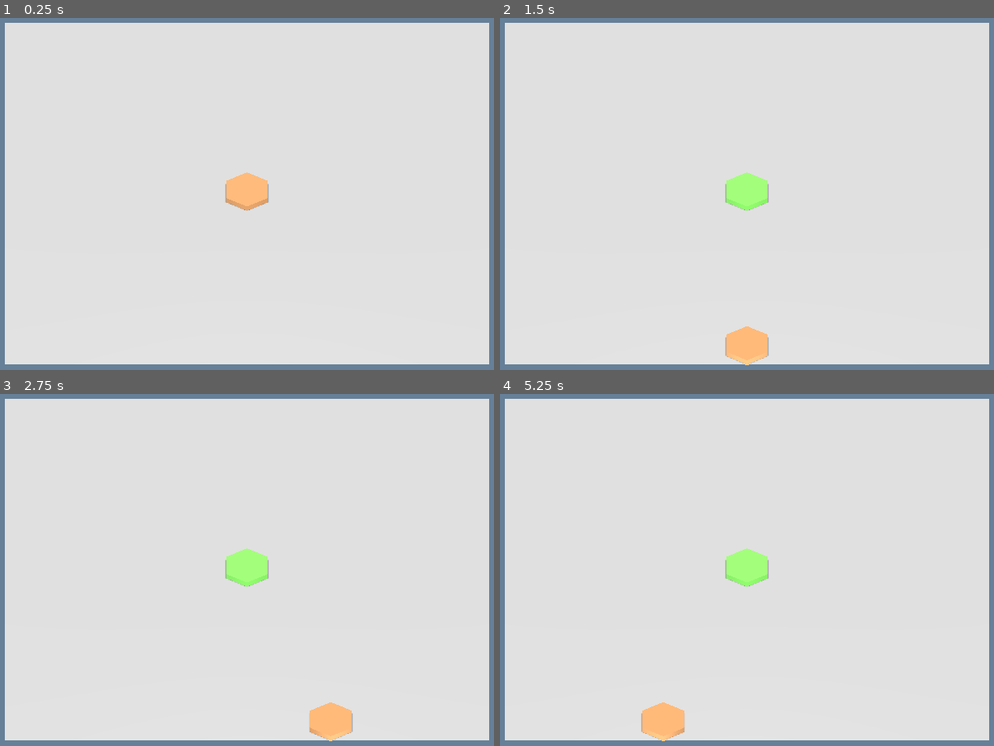
Above: before the commit, frames 1-4 (two rows, left to right).
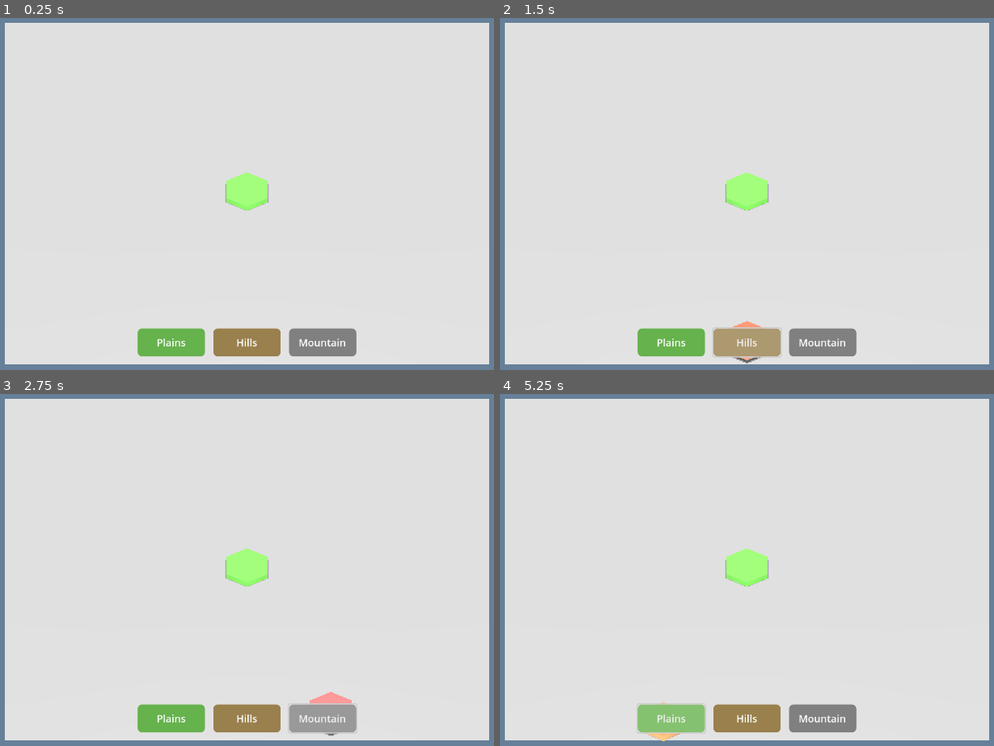
Above: after the commit, the same moments.

Repository: antony-carrard/khaos
Game: Godot game, scene res://main.tscn
Two runs of this game, one before a commit and one after it. Both use one fixed random seed, a clock stepped at 60 frames per second and the inputs below.
Inputs (mouse positions are in pixels of both pictures, inside the frame that each line leads up to):
- Up to frame 1 (0.25 s): no input
- Up to frame 2 (1.5 s): click (672, 341) at 0.5 s, where only the run after the commit has a clickable "Plains"; click (747, 341) at 1.25 s, where only the run after the commit has a clickable "Hills"
- Up to frame 3 (2.75 s): click (321, 717) at 2 s, where only the run after the commit has a clickable "Mountain"
- Up to frame 4 (5.25 s): click (672, 717) at 2.75 s, where only the run after the commit has a clickable "Plains"; click (747, 717) at 3.5 s, where only the run after the commit has a clickable "Hills"; click (821, 717) at 4.25 s, where only the run after the commit has a clickable "Mountain"; click (672, 717) at 5 s, where only the run after the commit has a clickable "Plains"

The runs differ from the first frame. In frame 1, 3.9% of the frame differs, in the area x 27-73%, y 43-97%; in frame 2, 3.3%; in frame 3, 3.5%; in frame 4, 3.2%.

Commit message:
Added small ui for tiles placement
This ui could be kept for debug mode later

Diff:
--- a/board_manager.gd
+++ b/board_manager.gd
@@ -35,9 +35,15 @@
 var preview_tile: HexTile = null
 var preview_position: Vector3i = Vector3i.ZERO  # (q, r, height)
 
-# Tile type selection (for now, cycles through types with keyboard)
+# Tile type selection
 var current_tile_type: TileType = TileType.PLAINS
-var placement_active: bool = true  # Toggle placement mode on/off
+var placement_active: bool = false  # Toggle placement mode on/off (starts OFF)
+
+# UI
+var ui: Control = null
+
+# Debug mode (true in editor, false in exported game)
+var debug_mode: bool = OS.is_debug_build()
 
 # Camera raycast
 @onready var camera: Camera3D = get_viewport().get_camera_3d()
@@ -53,6 +59,16 @@
 	add_child(preview_tile)
 	preview_tile.visible = false
 
+	# Create UI in a CanvasLayer so it positions correctly
+	var canvas_layer = CanvasLayer.new()
+	add_child(canvas_layer)
+
+	var ui_script = load("res://tile_selector_ui.gd")
+	ui = ui_script.new()
+	canvas_layer.add_child(ui)
+	ui.initialize(TILE_TYPE_COLORS)
+	ui.tile_type_selected.connect(_on_tile_type_selected)
+
 
 func _process(_delta: float) -> void:
 	update_preview()
@@ -63,25 +79,32 @@
 	if event is InputEventMouseButton and event.pressed and event.button_index == MOUSE_BUTTON_LEFT:
 		if preview_tile.visible and is_valid_placement(preview_position.x, preview_position.y, current_tile_type):
 			place_tile(preview_position.x, preview_position.y, current_tile_type)
-
-	# Keyboard to cycle tile types (temporary - will be replaced with UI)
-	if event is InputEventKey and event.pressed:
+			# Exit placement mode after placing
+			placement_active = false
+			preview_tile.visible = false  # Immediate hide (saves 1 frame vs update_preview)
+
+	# Keyboard shortcuts (DEBUG ONLY - disabled in exported game)
+	if debug_mode and event is InputEventKey and event.pressed:
 		if event.keycode == KEY_1:
 			current_tile_type = TileType.PLAINS
 			placement_active = true
-			print("Selected: PLAINS")
 		elif event.keycode == KEY_2:
 			current_tile_type = TileType.HILLS
 			placement_active = true
-			print("Selected: HILLS")
 		elif event.keycode == KEY_3:
 			current_tile_type = TileType.MOUNTAIN
 			placement_active = true
-			print("Selected: MOUNTAIN")
-		elif event.keycode == KEY_ESCAPE:
+
+	# ESC to exit placement mode (always available)
+	if event is InputEventKey and event.pressed:
+		if event.keycode == KEY_ESCAPE:
 			placement_active = false
-			preview_tile.visible = false
-			print("Placement mode OFF")
+			preview_tile.visible = false  # Immediate hide (saves 1 frame vs update_preview)
+
+
+func _on_tile_type_selected(tile_type: int) -> void:
+	current_tile_type = tile_type as TileType
+	placement_active = true
 
 
 func update_preview() -> void:
--- /dev/null
+++ b/tile_selector_ui.gd
@@ -0,0 +1,92 @@
+extends Control
+
+# Signal emitted when a tile type is selected
+signal tile_type_selected(tile_type: int)
+
+var tile_type_colors: Dictionary = {}
+var buttons: Array[Button] = []
+
+
+func _ready() -> void:
+	# Full screen overlay that doesn't block mouse input to 3D scene
+	set_anchors_and_offsets_preset(Control.PRESET_FULL_RECT)
+	mouse_filter = Control.MOUSE_FILTER_IGNORE
+
+
+func initialize(colors: Dictionary) -> void:
+	tile_type_colors = colors
+
+	# Container anchored to bottom of screen
+	var margin = MarginContainer.new()
+	margin.anchor_left = 0.0
+	margin.anchor_right = 1.0
+	margin.anchor_top = 1.0
+	margin.anchor_bottom = 1.0
+	margin.offset_top = -90  # Height for buttons (50px) + margins (40px)
+	margin.offset_bottom = -20  # Bottom spacing from screen edge
+	margin.add_theme_constant_override("margin_left", 20)
+	margin.add_theme_constant_override("margin_right", 20)
+	margin.add_theme_constant_override("margin_top", 10)
+	margin.add_theme_constant_override("margin_bottom", 10)
+	margin.mouse_filter = Control.MOUSE_FILTER_IGNORE
+	add_child(margin)
+
+	# Horizontal container to center buttons
+	var hbox = HBoxContainer.new()
+	hbox.alignment = BoxContainer.ALIGNMENT_CENTER
+	hbox.add_theme_constant_override("separation", 15)
+	margin.add_child(hbox)
+
+	# Create tile selection buttons
+	create_tile_button(hbox, 0, "Plains")
+	create_tile_button(hbox, 1, "Hills")
+	create_tile_button(hbox, 2, "Mountain")
+
+
+func create_tile_button(parent: Control, tile_type: int, label: String) -> void:
+	var button = Button.new()
+	button.text = label
+	button.custom_minimum_size = Vector2(120, 50)
+
+	var base_color = tile_type_colors[tile_type]
+
+	# Normal state
+	var style_normal = StyleBoxFlat.new()
+	style_normal.bg_color = base_color
+	style_normal.corner_radius_top_left = 8
+	style_normal.corner_radius_top_right = 8
+	style_normal.corner_radius_bottom_left = 8
+	style_normal.corner_radius_bottom_right = 8
+
+	# Hover state (lighter)
+	var style_hover = StyleBoxFlat.new()
+	style_hover.bg_color = base_color.lightened(0.2)
+	style_hover.corner_radius_top_left = 8
+	style_hover.corner_radius_top_right = 8
+	style_hover.corner_radius_bottom_left = 8
+	style_hover.corner_radius_bottom_right = 8
+
+	# Pressed state (darker)
+	var style_pressed = StyleBoxFlat.new()
+	style_pressed.bg_color = base_color.darkened(0.2)
+	style_pressed.corner_radius_top_left = 8
+	style_pressed.corner_radius_top_right = 8
+	style_pressed.corner_radius_bottom_left = 8
+	style_pressed.corner_radius_bottom_right = 8
+
+	button.add_theme_stylebox_override("normal", style_normal)
+	button.add_theme_stylebox_override("hover", style_hover)
+	button.add_theme_stylebox_override("pressed", style_pressed)
+
+	# Text styling
+	button.add_theme_color_override("font_color", Color.WHITE)
+	button.add_theme_font_size_override("font_size", 18)
+
+	button.pressed.connect(_on_tile_button_pressed.bind(tile_type))
+
+	parent.add_child(button)
+	buttons.append(button)
+
+
+func _on_tile_button_pressed(tile_type: int) -> void:
+	tile_type_selected.emit(tile_type)
Not shown, added: tile_selector_ui.gd.uid
